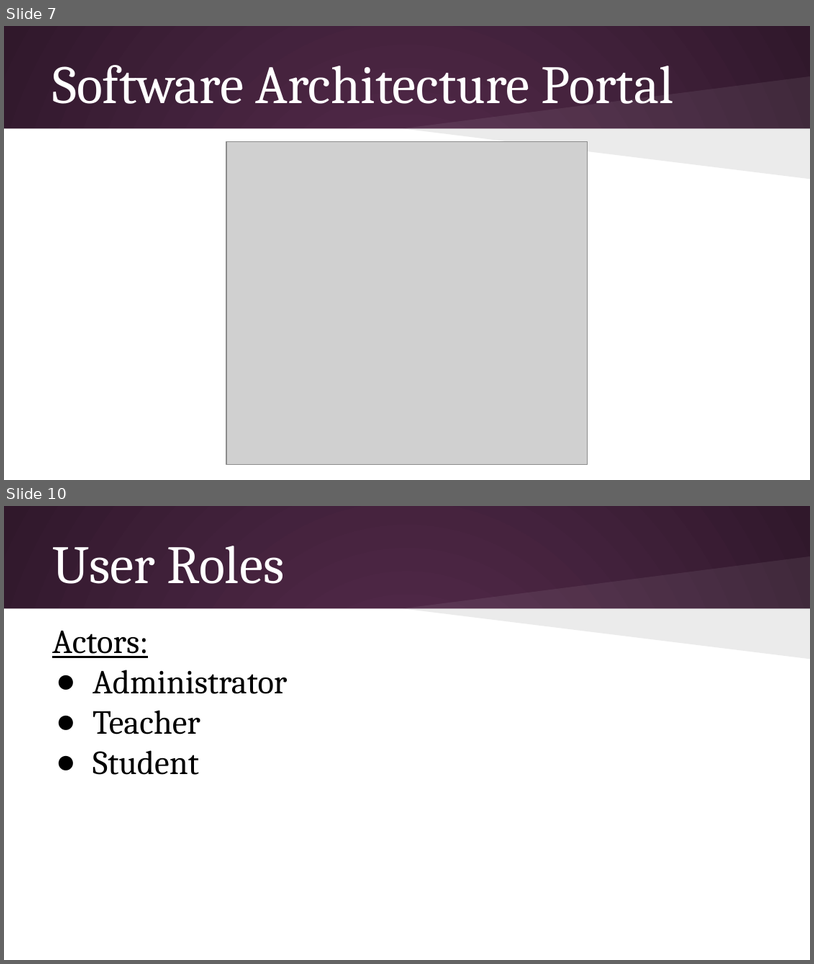
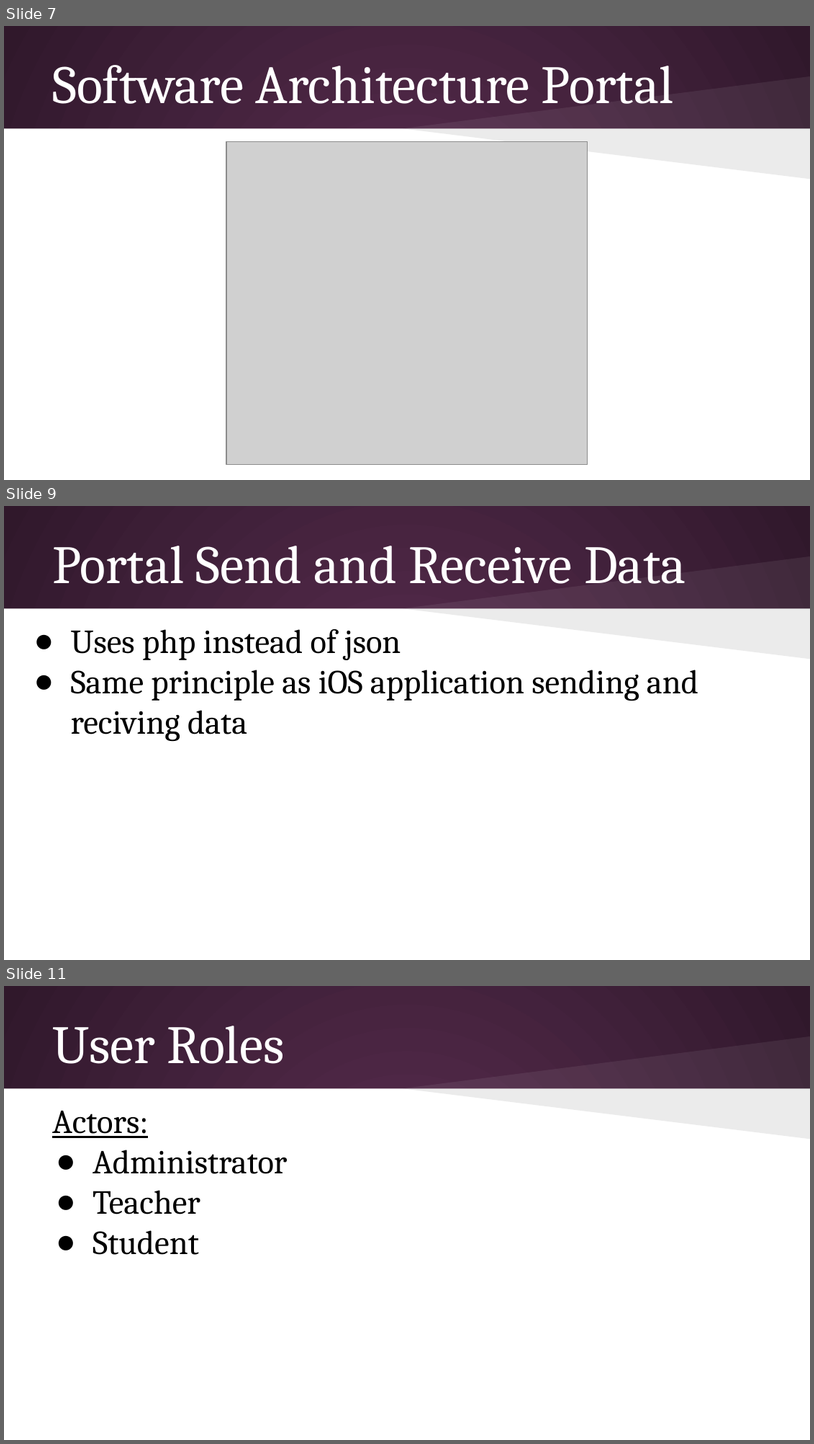
Before and after one commit to SArseneault/Math-App, a slide deck: Documentation/Design Specification/Design Specification Powerpoint.pptx. Shown one above the other, each under a label of ours: slides 7 and 10 before the commit, slides 7, 9 and 11 after it; the slides between them are not shown. The pictures are 814x964 and 814x1444 pixels, drawn with LibreOffice and Linux fonts; fonts in the diff are those of the drawing; grey boxes stand for pictures. Boxes give left, top, right and bottom in pixels: in the first picture for what was removed or moved away, otherwise in the second. Text is boxed around its words. In the diff, an @@ line names an element or a change of style, - is before the commit and + after.

```diff
--- a/Documentation/Design Specification/Design Specification Powerpoint.pptx
+++ b/Documentation/Design Specification/Design Specification Powerpoint.pptx
@@ slide 9 added at <box>4,506,810,960</box>, background gradient #592D50 to #30182B; not listed: 3 template elements that a slide beside it also shows @@
@@ title added at <box>52,546,686,584</box>, 48 pt, text #FFFFFF @@
+Portal Send and Receive Data
@@ text added at <box>71,629,699,741</box>, 30 pt, text #000000 @@
+● Uses php instead of json
+● Same principle as iOS application sending and reciving data
@@ what was slide 10 is now slide 11 @@
```
Also in this commit, not shown: 4 slides changed, 6 other files.
